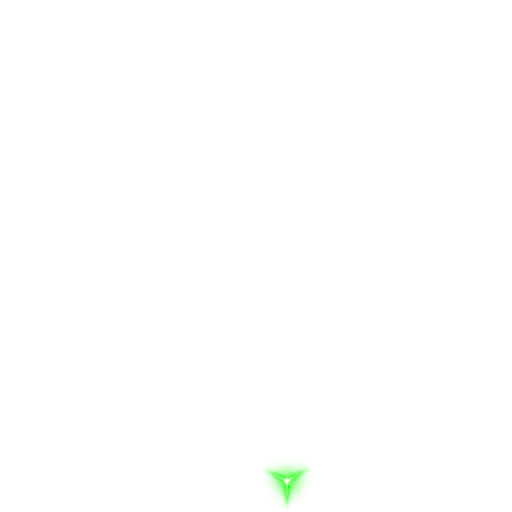
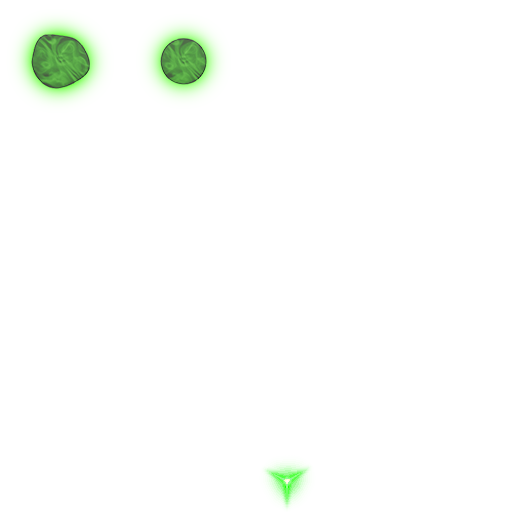
Comparing the layer stacks of the two 512 x 512 images. Changes:
added layer "PlasmaProjectile" above "PlasmaProjectileDeformed" over (x1=160, y1=38, x2=207, y2=85)
added layer "PlasmaProjectileDeformed" above "Hue/Saturation 1" over (x1=31, y1=34, x2=90, y2=89)